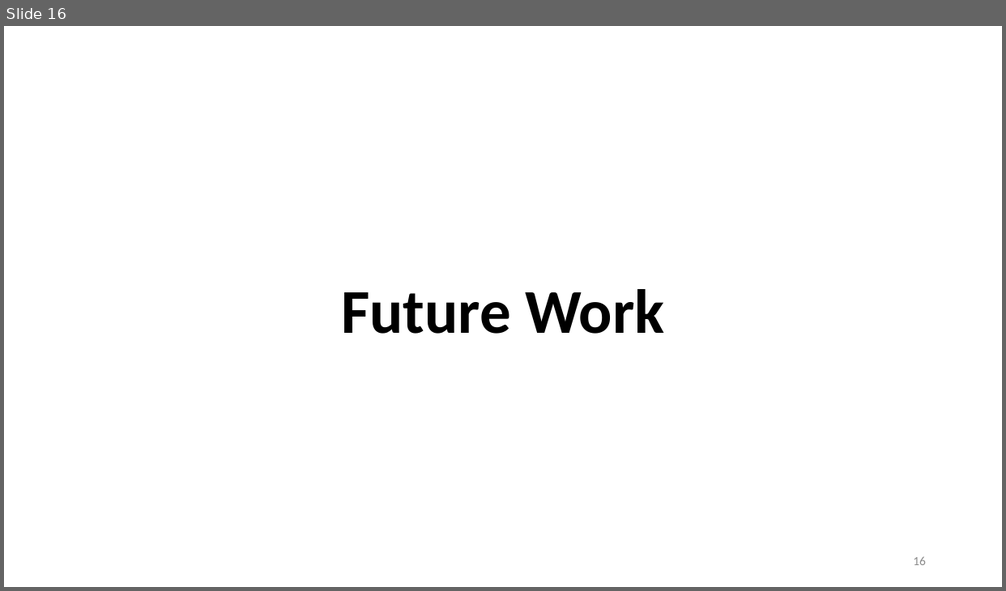
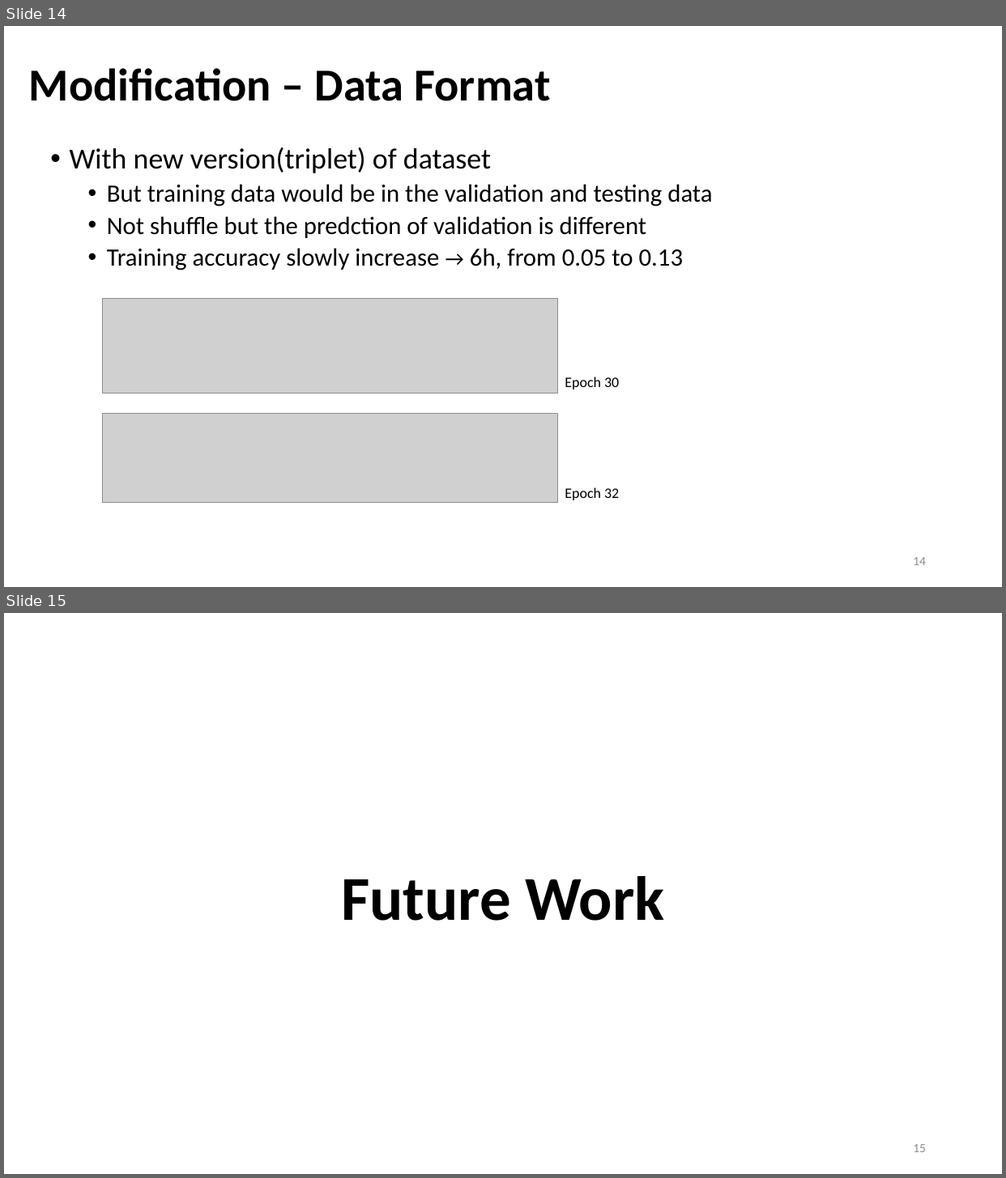
Before and after one commit to Bai1026/Intern-IIS, a slide deck: Meeting/Presentation_0816.pptx. Shown one above the other, each under a label of ours: slide 16 before the commit, slides 14 and 15 after it. The pictures are 1006x591 and 1006x1178 pixels, drawn with LibreOffice and Linux fonts; fonts in the diff are those of the drawing; grey boxes stand for pictures. Boxes give left, top, right and bottom in pixels: in the first picture for what was removed or moved away, otherwise in the second. Text is boxed around its words. In the diff, an @@ line names an element or a change of style, - is before the commit and + after.

```diff
--- a/Meeting/Presentation_0816.pptx
+++ b/Meeting/Presentation_0816.pptx
@@ slide 14 added at (4, 26, 1002, 587), background #FFFFFF @@
@@ title added at (29, 68, 550, 101), 44 pt, text #000000, bold @@
+Modification – Data Format
@@ text added at (70, 148, 712, 271), 24 pt, text #000000 @@
+• With new version(triplet) of dataset
+  • But training data would be in the validation and testing data
+  • Not shuffle but the predction of validation is different
+  • Training accuracy slowly increase → 6h, from 0.05 to 0.13
@@ picture added at (102, 298, 557, 393) @@
@@ text added at (565, 377, 619, 390), 14 pt, text #000000 @@
+Epoch 30
@@ picture added at (102, 413, 557, 503) @@
@@ text added at (565, 488, 619, 501), 14 pt, text #000000 @@
+Epoch 32
@@ page number added at (913, 557, 926, 565), 12 pt, text #8C8C8C @@
+14
@@ what was slide 16 is now slide 15 @@
@@ page number at (913, 1144, 926, 1152): text changed @@
-16
+15
```
Also in this commit, not shown: 5 slides changed, 7 other slides added, 5 slides removed, 20 other files.
